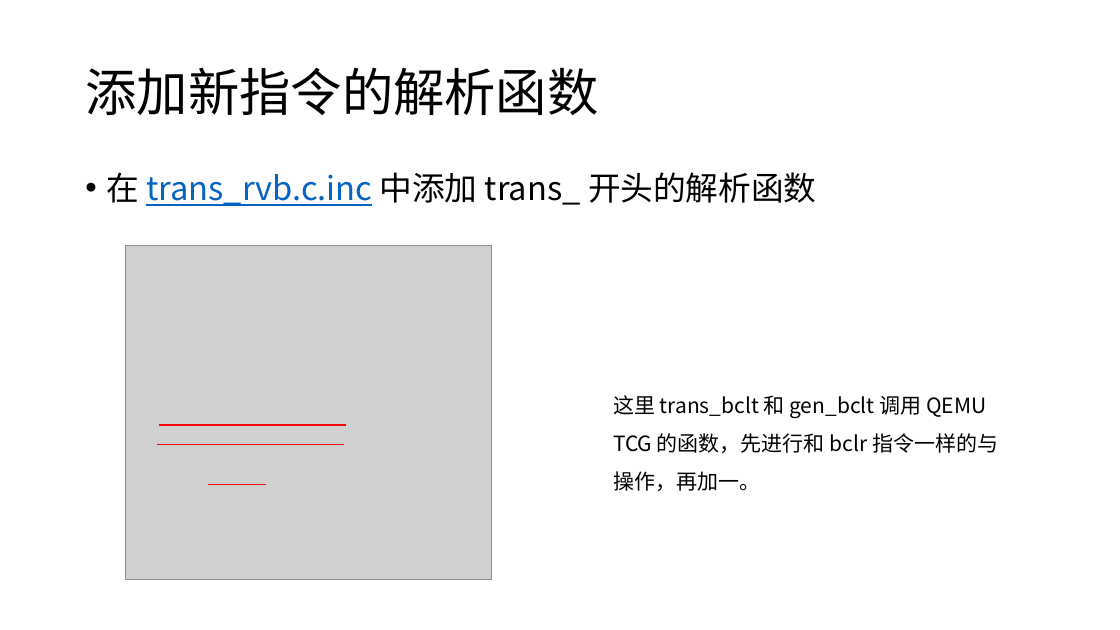
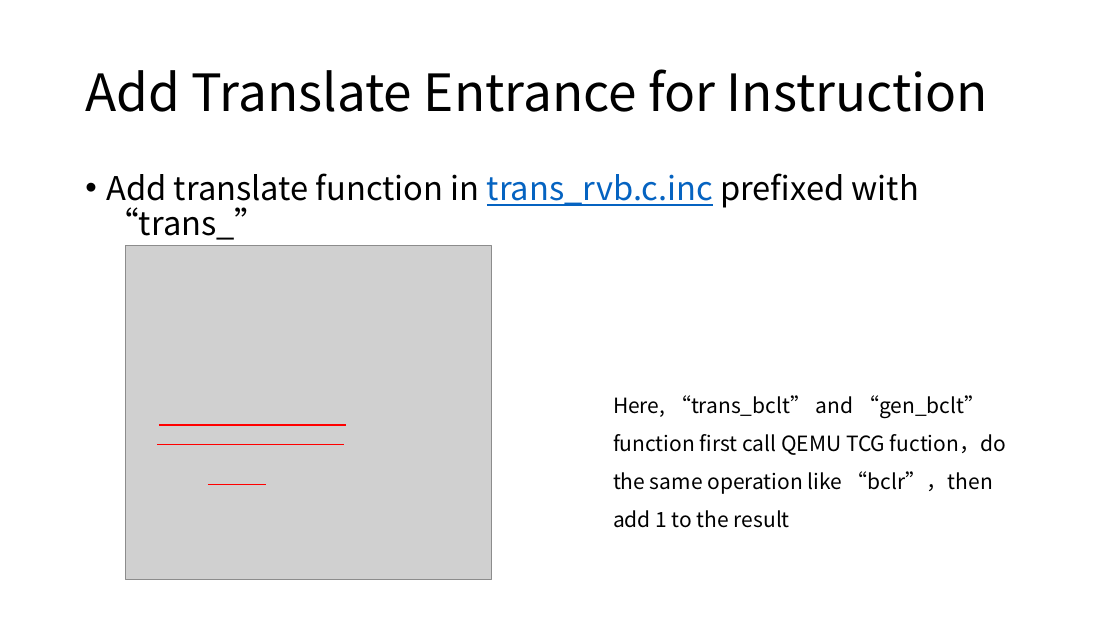
Before and after one commit to dajunHuang/notes, a slide deck: slide 10 of QEMU 支持指令集及扩展方法.pptx (slide 12 before the commit). Drawn at 1120x630 pixels with LibreOffice and Linux fonts; fonts in the diff are those of the drawing; grey boxes stand for pictures. Boxes give left, top, right and bottom in pixels: in the first picture for what was removed or moved away, otherwise in the second. Text is boxed around its words. In the diff, an @@ line names an element or a change of style, - is before the commit and + after.

```diff
--- a/QEMU 支持指令集及扩展方法.pptx
+++ b/QEMU 支持指令集及扩展方法.pptx
@@ title at (85, 69, 988, 112): text changed @@
-添加新指令的解析函数
+Add Translate Entrance for Instruction
@@ text at (106, 173, 919, 240): text changed @@
-• 在 trans_rvb.c.inc 中添加 trans_ 开头的解析函数
+• Add translate function in trans_rvb.c.inc prefixed with “trans_”
@@ text at (613, 395, 1006, 528): text changed @@
-这里 trans_bclt 和 gen_bclt 调用 QEMU TCG 的函数，先进行和 bclr 指令一样的与操作，再加一。
+Here, “trans_bclt” and “gen_bclt” function first call QEMU TCG fuction，do the same operation like “bclr”，then add 1 to the result
```
Also in this commit, not shown: 8 other slides changed, 3 slides added, 7 slides removed, 10 other files.
